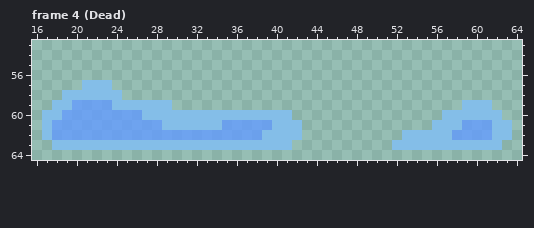
Two states of a pixel-art file, assets/sprites/Slime.aseprite. The picture above was drawn from the file before the commit.
80x80 pixels, 4 frames. Shown: frame 4 (Dead): x 16..64, y 53..64.
After the commit:
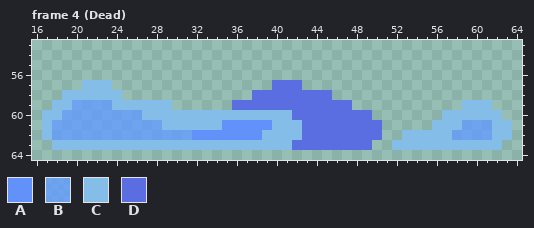
Palette (. is transparent): A #6191f9  B #639bffc8  C #84bee8  D #5b6ee1
Difference:
{"where": "frame 4 (Dead), layer \"Core\""}
{"frame":4,"y":57,"x":40,"old":"...","new":"DDD"}
{"frame":4,"y":58,"x":38,"old":"........","new":"DDDDDDDD"}
{"frame":4,"y":59,"x":36,"old":"............","new":"DDDDDDDDDDDD"}
{"frame":4,"y":60,"x":42,"old":"........","new":"DDDDDDDD"}
{"frame":4,"y":61,"x":35,"old":"BBBBB","new":"AAAAA"}
{"frame":4,"y":61,"x":43,"old":"........","new":"DDDDDDDD"}
{"frame":4,"y":62,"x":32,"old":"BBBBBBB","new":"AAAAAAA"}
{"frame":4,"y":62,"x":43,"old":"........","new":"DDDDDDDD"}
{"frame":4,"y":63,"x":42,"old":"........","new":"DDDDDDDD"}
{"label":"changed","picture_box":[192,80,382,150]}
